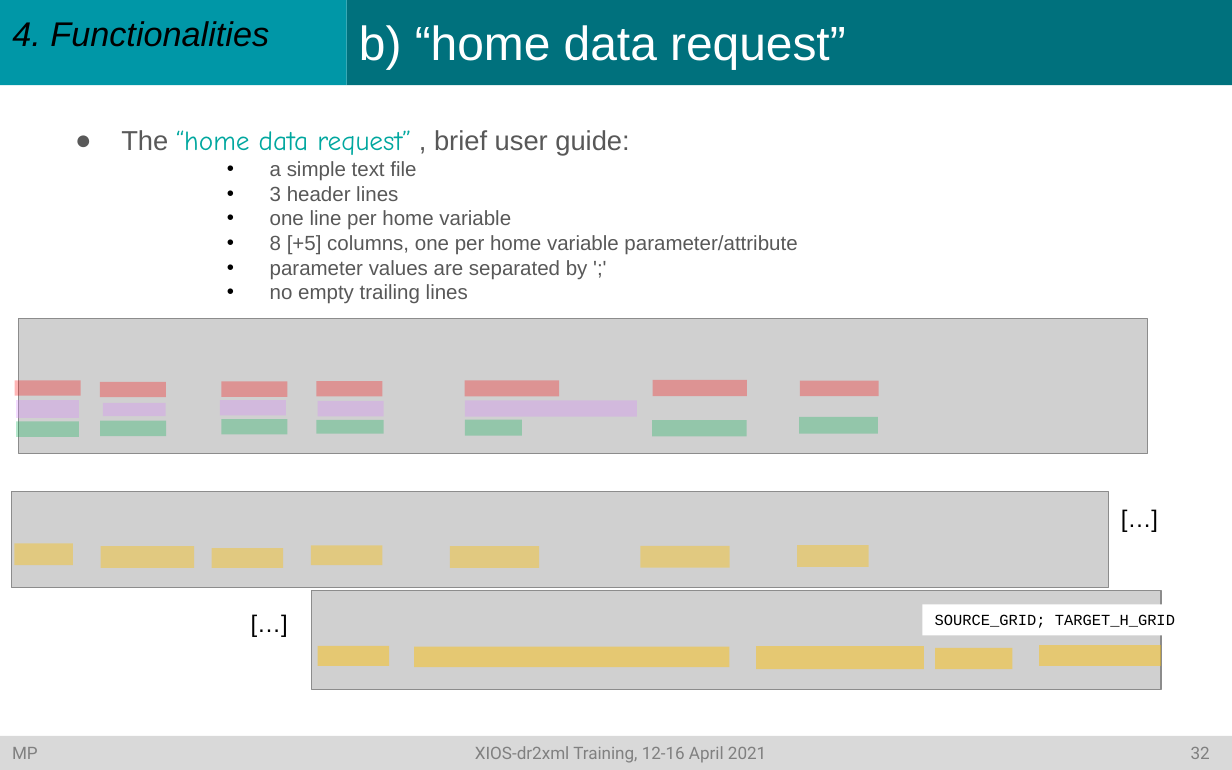
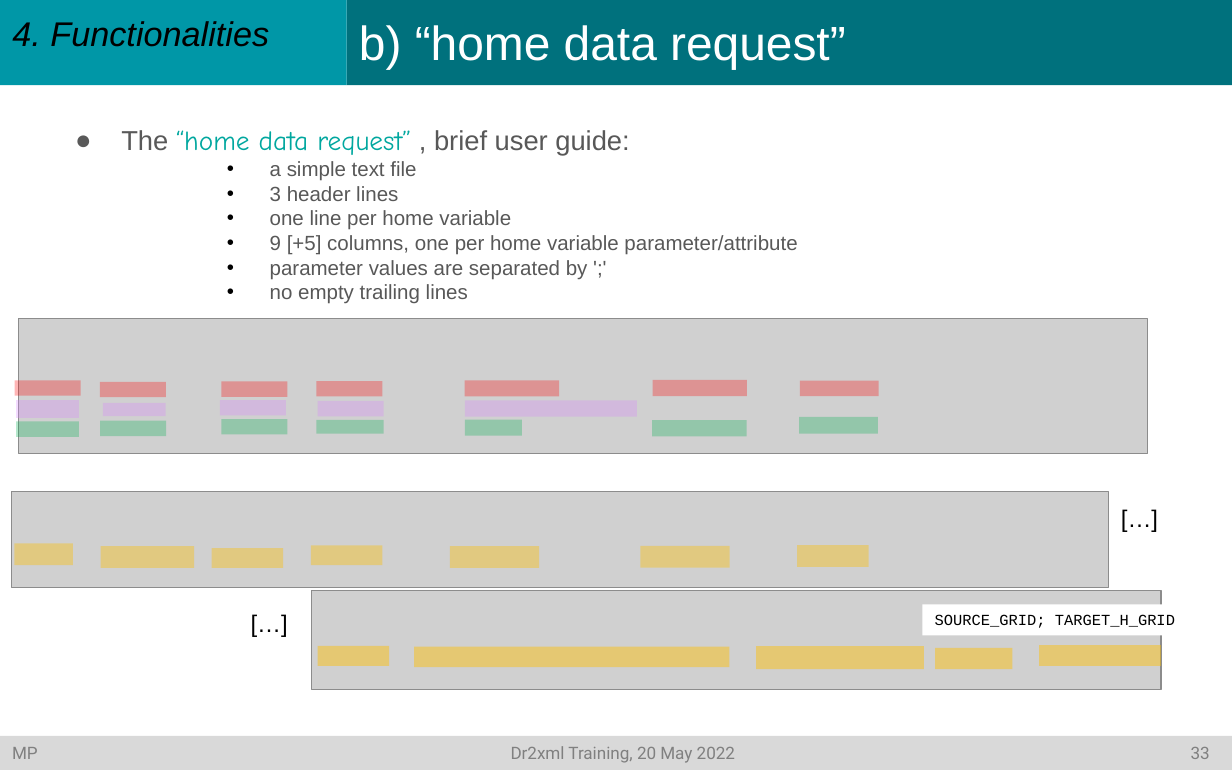
Before and after one commit to rigoudyg/dr2xml, a slide deck: slide 34 of slides/Formation_dr2xml.pptx (slide 33 before the commit). Drawn at 1232x770 pixels with LibreOffice and Linux fonts; fonts in the diff are those of the drawing; grey boxes stand for pictures. Boxes give left, top, right and bottom in pixels: in the first picture for what was removed or moved away, otherwise in the second. Text is boxed around its words. In the diff, an @@ line names an element or a change of style, - is before the commit and + after.

Commit message:
slides and docs for dr2xml training on 20.05.2022

```diff
--- a/slides/Formation_dr2xml.pptx
+++ b/slides/Formation_dr2xml.pptx
@@ text at [270, 235, 797, 255]: text changed @@
-                • 8 [+5] columns, one per home variable parameter/attribute
+                • 9 [+5] columns, one per home variable parameter/attribute
@@ text in rectangle at [12, 746, 1210, 763]: text changed @@
-MP XIOS-dr2xml Training, 12-16 April 2021 32
+MP Dr2xml Training, 20 May 2022 33
```
Also in this commit, not shown: 42 other slides changed, 3 slides added, 4 other files.
